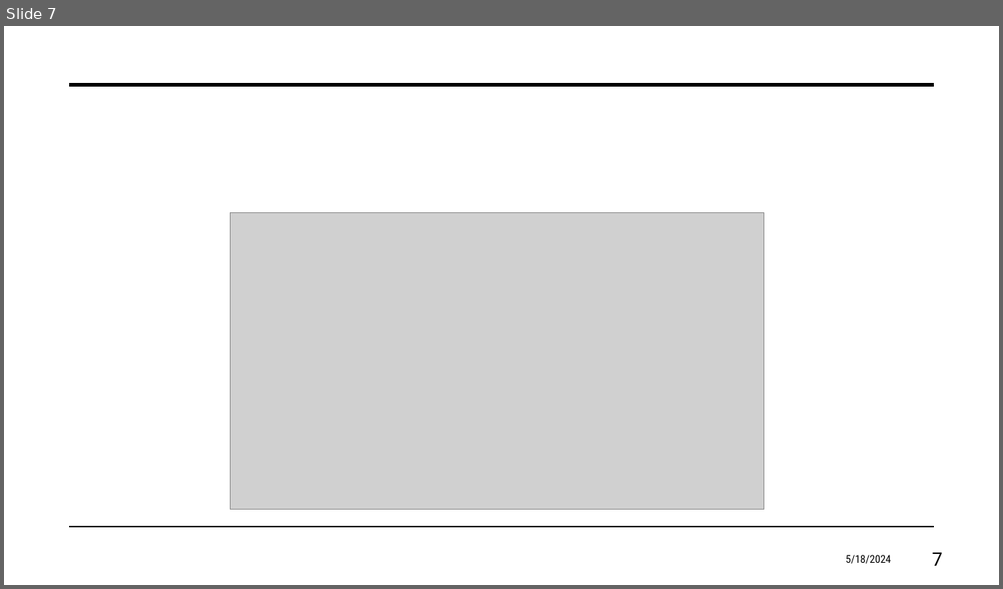
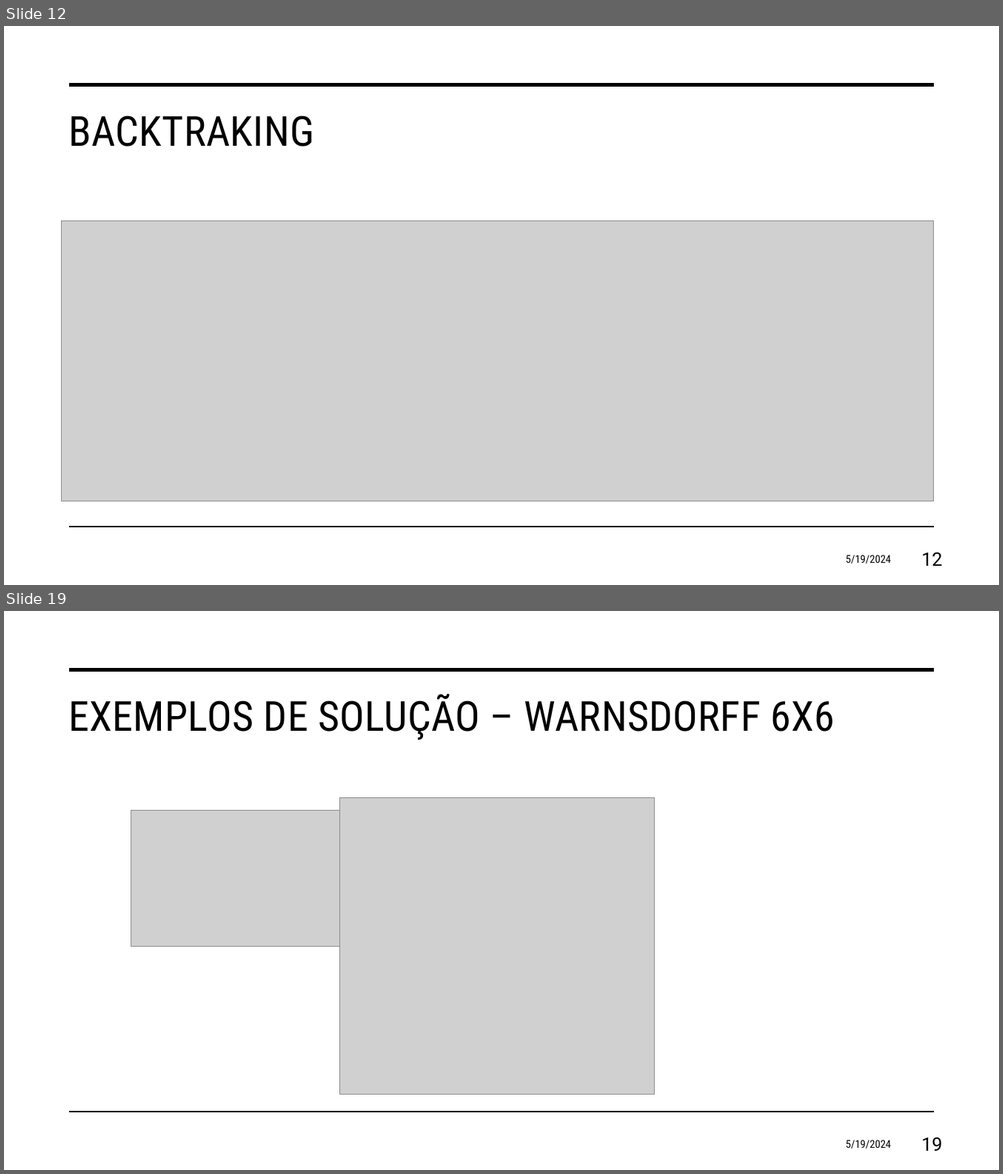
Before and after one commit to eduardosavian/chess-horse-tour, a slide deck: Presentation.pptx. Shown one above the other, each under a label of ours: slide 7 before the commit, slides 12 and 19 after it; the slides between them are not shown. The pictures are 1003x589 and 1003x1174 pixels, drawn with LibreOffice and Linux fonts; fonts in the diff are those of the drawing; grey boxes stand for pictures. Boxes give left, top, right and bottom in pixels: in the first picture for what was removed or moved away, otherwise in the second. Text is boxed around its words. In the diff, an @@ line names an element or a change of style, - is before the commit and + after.

```diff
--- a/Presentation.pptx
+++ b/Presentation.pptx
@@ slide 19 added at (4, 611, 999, 1170), background #FFFFFF; not listed: 2 template elements that a slide beside it also shows @@
@@ title added at (68, 694, 835, 740), 40 pt, text #000000 @@
+EXEMPLOS DE SOLUÇÃO – WARNSDORFF 6X6
@@ picture added at (131, 810, 340, 946) @@
@@ picture added at (340, 798, 654, 1095) @@
@@ text added at (845, 1140, 891, 1149), 10.5 pt, text #000000 @@
+5/19/2024
@@ page number added at (921, 1138, 942, 1151), 18 pt, text #000000 @@
+19
@@ what was slide 7 is now slide 12 @@
@@ slide 12 changed as well @@
@@ title added at (68, 116, 314, 147), 40 pt, text #000000 @@
+BACKTRAKING
@@ picture: place and size @@
-picture at (231, 213, 764, 510)
+picture at (62, 221, 933, 502)
@@ text at (845, 555, 891, 564): text changed @@
-5/18/2024
+5/19/2024
@@ page number at (921, 553, 942, 566): text changed @@
-7
+12
```
Also in this commit, not shown: 7 other slides changed, 14 other slides added, 5 other files.
